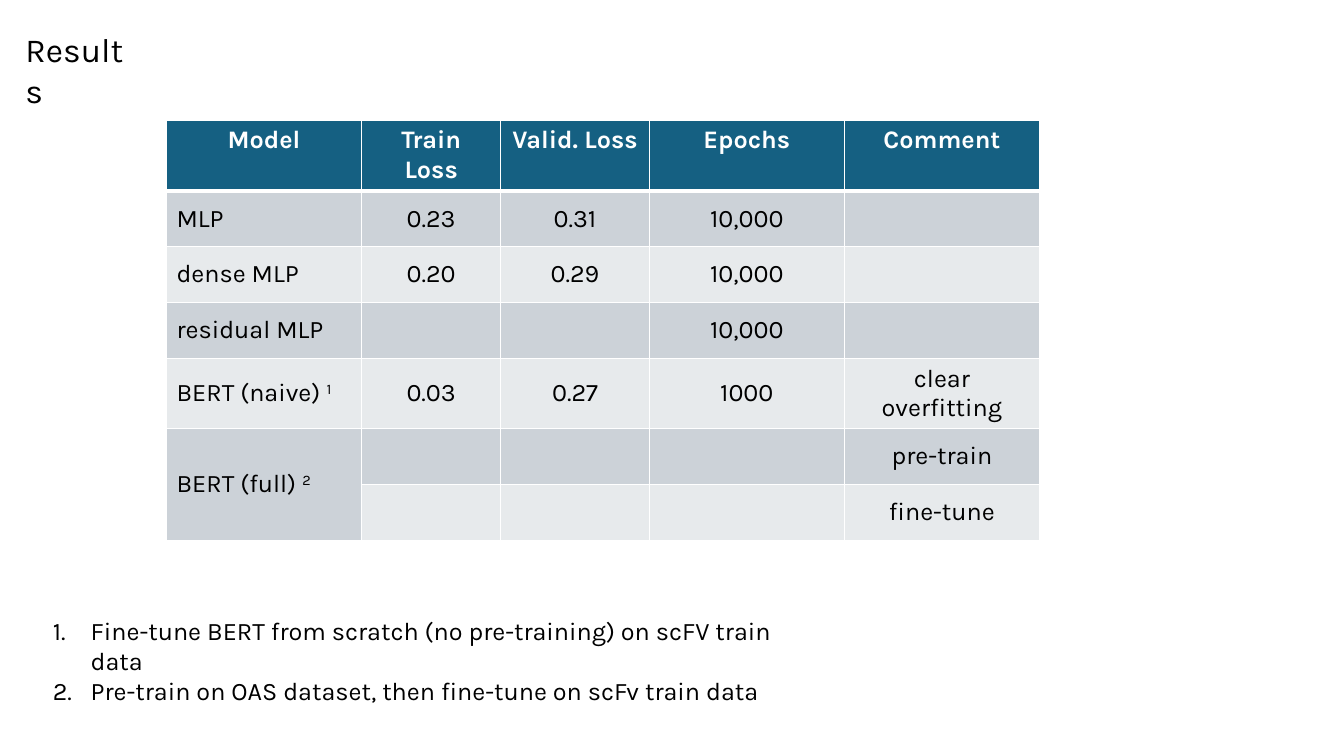
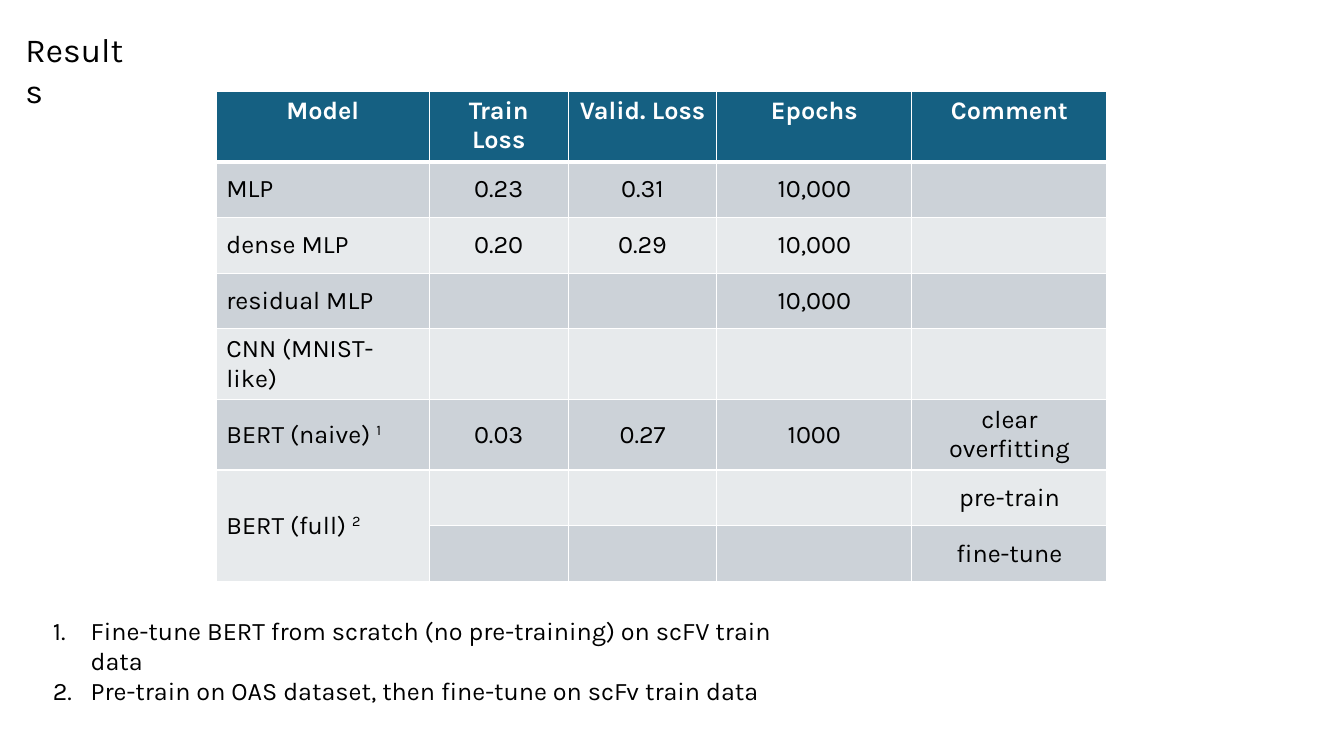
Before and after one commit to planaria158/BERT-antibody-antigen-binding-energy, a slide deck: slide 6 of Homework-aAlphaBio.pptx. Drawn at 1344x756 pixels with LibreOffice and Linux fonts; fonts in the diff are those of the drawing. Boxes give left, top, right and bottom in pixels: in the first picture for what was removed or moved away, otherwise in the second. Text is boxed around its words. In the diff, an @@ line names an element or a change of style, - is before the commit and + after.

```diff
--- a/Homework-aAlphaBio.pptx
+++ b/Homework-aAlphaBio.pptx
@@ table at box(217, 91, 1108, 705) @@
+row 5: CNN (MNIST-like) |  |  |  | 
@@ table: place and size @@
-table at box(166, 120, 1041, 705)
+table at box(217, 91, 1108, 705)
```
Also in this commit, not shown: 3 other slides changed, 1 slide added, 1 slide removed, 5 other files.
